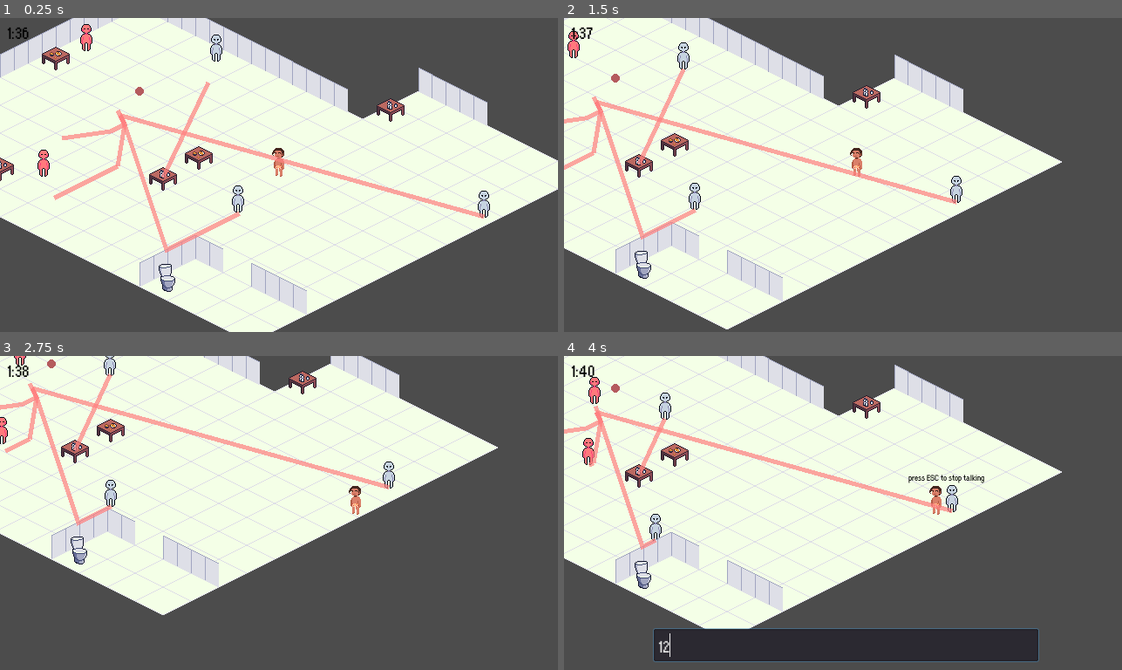
Above: before the commit, frames 1-4 (two rows, left to right).
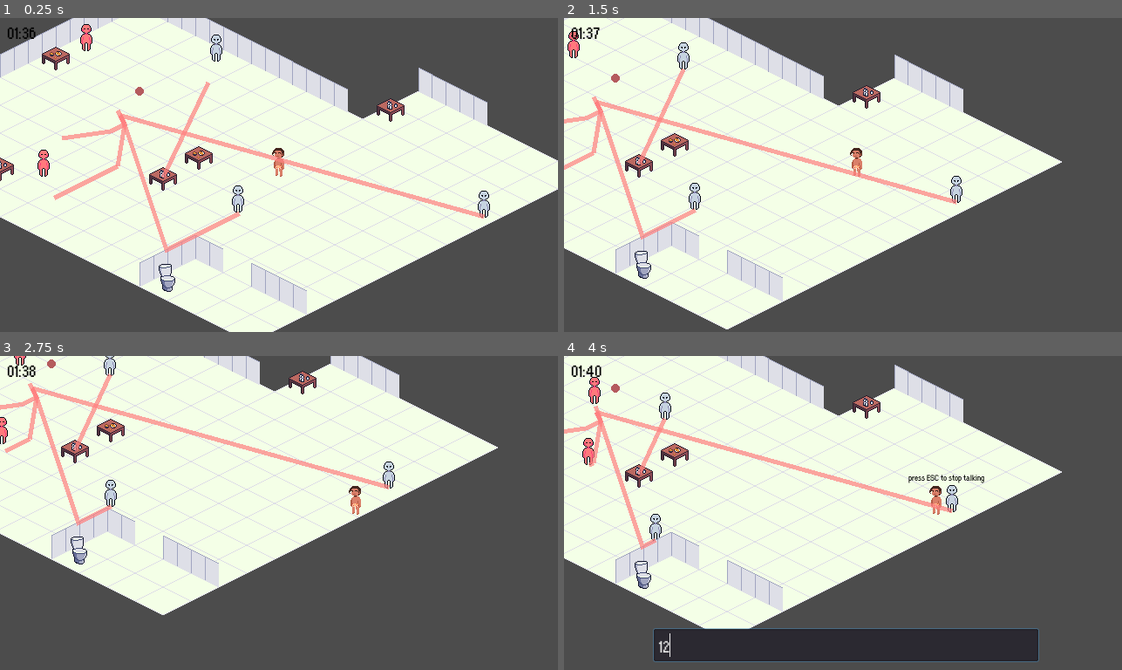
Above: after the commit, the same moments.

Repository: Boffl/language-game-prototype
Game: Godot game, scene res://Party.tscn
Same seed, same stepped clock (60 frames per second), same inputs: the game is played once before the commit and once after it.
Inputs (mouse positions are in pixels of both pictures, inside the frame that each line leads up to):
- Up to frame 1 (0.25 s): no input
- Up to frame 2 (1.5 s): tap Enter (ui_accept) at 0.5, 0.77 s; hold Right (ui_right) 0.53-1.28 s; hold Down (ui_down) from 1.28 s (still down)
- Up to frame 3 (2.75 s): tap Enter (ui_accept) at 1.52 s; release Down (ui_down) at 2.03 s; hold Right (ui_right) from 2.03 s (still down)
- Up to frame 4 (4 s): release Right (ui_right) at 2.78 s; hold Up (ui_up) 2.78-3.5 s; tap Enter (ui_accept) at 3.02 s; click (848, 644) at 3.52 s; type "12" at 3.6 s

The runs differ from the first frame. In frame 1, less than 0.1% of the frame differs, in the area x 1-7%, y 3-7%; in frame 2, 0.1%; in frame 3, 0.1%; in frame 4, 0.2%, in the area x 1-7%, y 2-7%.

Commit message:
Clock adjusted

Diff:
--- a/Party.gd
+++ b/Party.gd
@@ -60,10 +60,15 @@
 	# update time
 	second += int(floor(delta * time_speed))
 	minute = second / 60 % 60
-	hour = second / 3600
-
+	hour = (second / 3600) % 24
+	if hour < 10:
+		hour = "0" + str(hour)
+	else: hour = str(hour)
+	if minute < 10:
+		minute = "0" + str(minute)
+	else: minute = str(minute)
 	# show time
-	get_node("UI/StatsLabel").set_text(str(hour) + ":" + str(minute))
+	get_node("UI/StatsLabel").set_text(hour + ":" + minute)
 
 
 
